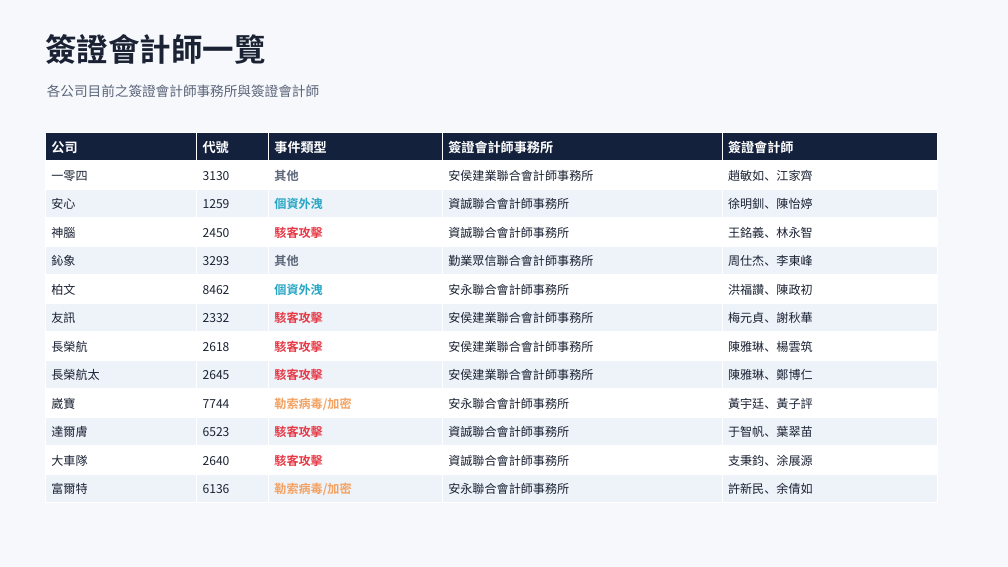
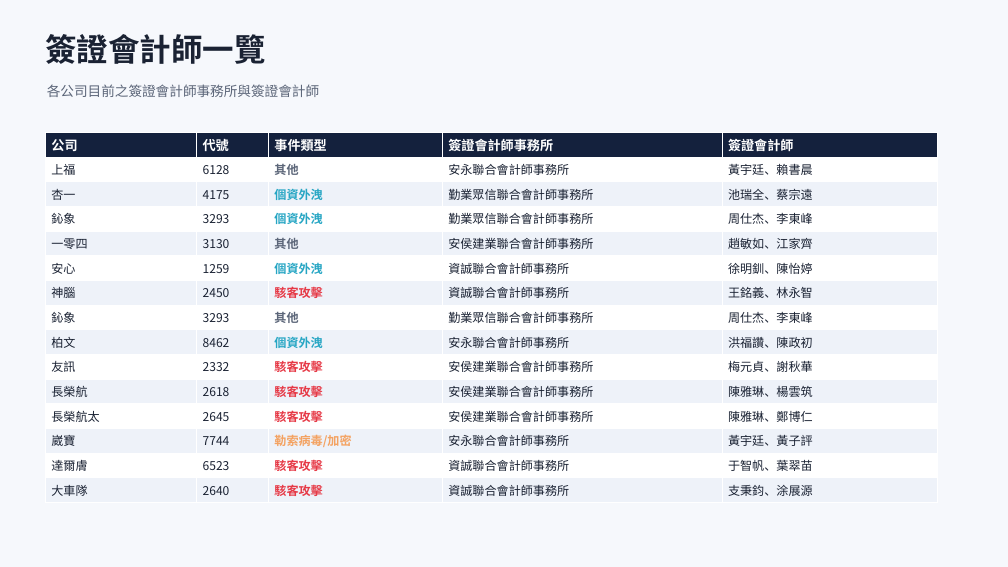
Before and after one commit to Johnnylin77/mops-isec-monitor, a slide deck: slide 4 of 資安事件因應分析.pptx. Drawn at 1008x567 pixels with LibreOffice and Linux fonts; fonts in the diff are those of the drawing. Boxes give left, top, right and bottom in pixels: in the first picture for what was removed or moved away, otherwise in the second. Text is boxed around its words. In the diff, an @@ line names an element or a change of style, - is before the commit and + after.

```diff
--- a/資安事件因應分析.pptx
+++ b/資安事件因應分析.pptx
@@ table at (45,132,938,503) @@
+row 2: 上福 | 6128 | 其他 | 安永聯合會計師事務所 | 黃宇廷、賴書晨
+row 3: 杏一 | 4175 | 個資外洩 | 勤業眾信聯合會計師事務所 | 池瑞全、蔡宗遠
+row 4: 鈊象 | 3293 | 個資外洩 | 勤業眾信聯合會計師事務所 | 周仕杰、李東峰
-row 13: 富爾特 | 6136 | 勒索病毒/加密 | 安永聯合會計師事務所 | 許新民、余倩如
```
Also in this commit, not shown: 6 other slides changed, 1 slide added, 2 other files.
